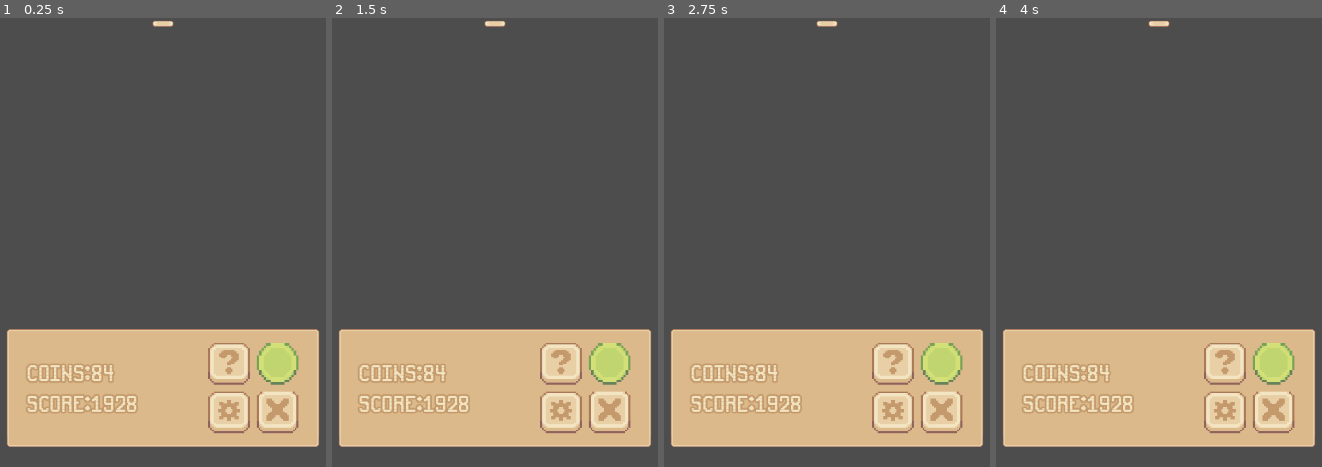
Above: before the commit, frames 1-4 (left to right).
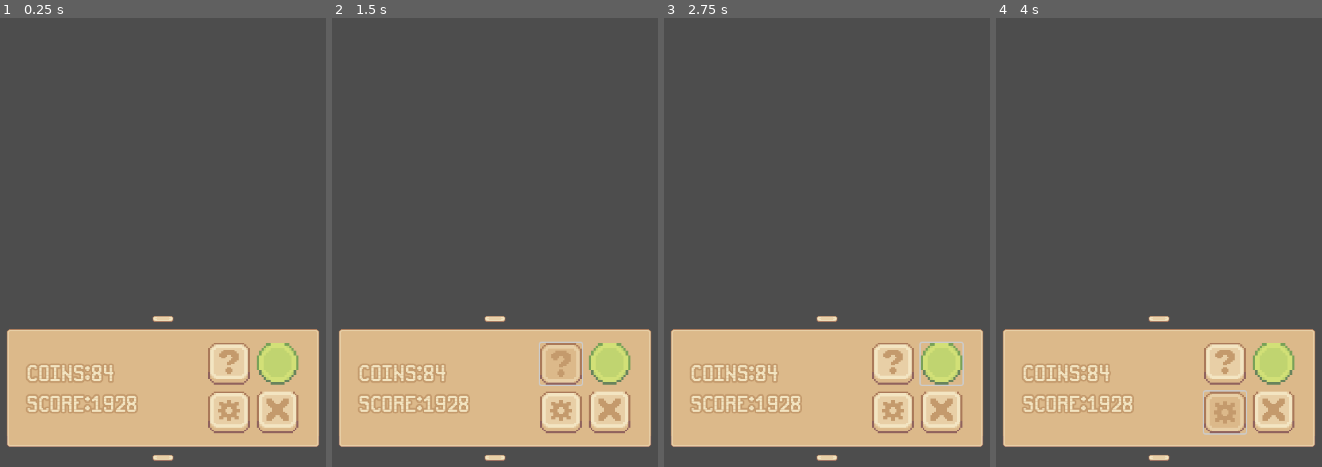
Above: after the commit, the same moments.

Repository: realJonathanZ/Godot-UI-archive
Game: Godot game, scene res://scenes/in_game_ui.tscn
Same seed, same stepped clock (60 frames per second), same inputs: the game is played once before the commit and once after it.
Inputs (mouse positions are in pixels of both pictures, inside the frame that each line leads up to):
- Up to frame 1 (0.25 s): no input
- Up to frame 2 (1.5 s): click (495, 318) at 0.52 s; click (560, 363) at 1.25 s
- Up to frame 3 (2.75 s): click (941, 363) at 2 s
- Up to frame 4 (4 s): click (1224, 413) at 2.75 s; tap Enter at 3.5 s

The runs differ from the first frame. In frame 1, 0.3% of the frame differs, in the area x 46-54%, y 0-99%; in frame 2, 1.1%; in frame 3, 0.4%; in frame 4, 1.2%, in the area x 46-77%, y 0-99%.

Commit message:
minor changes

Diff:
--- a/scenes/in_game_ui.tscn
+++ b/scenes/in_game_ui.tscn
@@ -1,45 +1,10 @@
-[gd_scene load_steps=15 format=3 uid="uid://b5j8xfrvun2rf"]
+[gd_scene load_steps=16 format=3 uid="uid://b5j8xfrvun2rf"]
 
 [ext_resource type="Texture2D" uid="uid://dtbl6sclw6jm5" path="res://Sprout Lands - UI Pack - Basic pack/Sprite sheets/Sprite sheet for Basic Pack.png" id="1_kplmn"]
+[ext_resource type="Script" uid="uid://ddsf81pl7u0ae" path="res://scenes/pop_up_manager.gd" id="1_ria60"]
 [ext_resource type="Texture2D" uid="uid://cc4p0pjbibgr4" path="res://Sprout Lands - UI Pack - Basic pack/Sprite sheets/UI Settings Buttons.png" id="2_fnge6"]
 [ext_resource type="FontFile" uid="uid://clefm8bb5qymn" path="res://Sprout Lands - UI Pack - Basic pack/fonts/pixelFont-7-8x14-sproutLands.ttf" id="3_a45jx"]
 [ext_resource type="Script" uid="uid://d2sndvqcuda0v" path="res://scripts/Stats_display_manager.gd" id="3_fqvwy"]
-
-[sub_resource type="StyleBoxTexture" id="StyleBoxTexture_kplmn"]
-texture = ExtResource("1_kplmn")
-region_rect = Rect2(709, 164, 22, 24)
-
-[sub_resource type="StyleBoxTexture" id="StyleBoxTexture_fnge6"]
-texture = ExtResource("1_kplmn")
-region_rect = Rect2(741, 166, 22, 22)
-
-[sub_resource type="StyleBoxTexture" id="StyleBoxTexture_a45jx"]
-texture = ExtResource("2_fnge6")
-region_rect = Rect2(103, 88, 18, 17)
-
-[sub_resource type="StyleBoxTexture" id="StyleBoxTexture_fqvwy"]
-texture = ExtResource("1_kplmn")
-region_rect = Rect2(645, 68, 22, 24)
-
-[sub_resource type="StyleBoxTexture" id="StyleBoxTexture_ria60"]
-texture = ExtResource("1_kplmn")
-region_rect = Rect2(677, 70, 22, 22)
-
-[sub_resource type="StyleBoxTexture" id="StyleBoxTexture_6qwj3"]
-texture = ExtResource("1_kplmn")
-region_rect = Rect2(677, 70, 22, 22)
-
-[sub_resource type="StyleBoxTexture" id="StyleBoxTexture_276nr"]
-texture = ExtResource("1_kplmn")
-region_rect = Rect2(837, 101, 22, 23)
-
-[sub_resource type="StyleBoxTexture" id="StyleBoxTexture_04xgm"]
-texture = ExtResource("1_kplmn")
-region_rect = Rect2(869, 102, 22, 22)
-
-[sub_resource type="StyleBoxTexture" id="StyleBoxTexture_qinws"]
-texture = ExtResource("1_kplmn")
-region_rect = Rect2(869, 102, 22, 22)
 
 [sub_resource type="StyleBoxTexture" id="StyleBoxTexture_jlb72"]
 texture = ExtResource("1_kplmn")
@@ -48,6 +13,42 @@
 texture_margin_right = 2.0
 texture_margin_bottom = 2.0
 region_rect = Rect2(247, 132, 18, 8)
+
+[sub_resource type="StyleBoxTexture" id="StyleBoxTexture_kplmn"]
+texture = ExtResource("1_kplmn")
+region_rect = Rect2(709, 164, 22, 24)
+
+[sub_resource type="StyleBoxTexture" id="StyleBoxTexture_fnge6"]
+texture = ExtResource("1_kplmn")
+region_rect = Rect2(741, 166, 22, 22)
+
+[sub_resource type="StyleBoxTexture" id="StyleBoxTexture_a45jx"]
+texture = ExtResource("2_fnge6")
+region_rect = Rect2(103, 88, 18, 17)
+
+[sub_resource type="StyleBoxTexture" id="StyleBoxTexture_fqvwy"]
+texture = ExtResource("1_kplmn")
+region_rect = Rect2(645, 68, 22, 24)
+
+[sub_resource type="StyleBoxTexture" id="StyleBoxTexture_ria60"]
+texture = ExtResource("1_kplmn")
+region_rect = Rect2(677, 70, 22, 22)
+
+[sub_resource type="StyleBoxTexture" id="StyleBoxTexture_6qwj3"]
+texture = ExtResource("1_kplmn")
+region_rect = Rect2(677, 70, 22, 22)
+
+[sub_resource type="StyleBoxTexture" id="StyleBoxTexture_276nr"]
+texture = ExtResource("1_kplmn")
+region_rect = Rect2(837, 101, 22, 23)
+
+[sub_resource type="StyleBoxTexture" id="StyleBoxTexture_04xgm"]
+texture = ExtResource("1_kplmn")
+region_rect = Rect2(869, 102, 22, 22)
+
+[sub_resource type="StyleBoxTexture" id="StyleBoxTexture_qinws"]
+texture = ExtResource("1_kplmn")
+region_rect = Rect2(869, 102, 22, 22)
 
 [node name="InGameUI" type="Control"]
 layout_mode = 3
@@ -64,6 +65,7 @@
 anchor_bottom = 1.0
 grow_horizontal = 2
 grow_vertical = 2
+script = ExtResource("1_ria60")
 
 [node name="BaseMenuScreenContainer" type="VBoxContainer" parent="PopUpMenu"]
 layout_mode = 2
@@ -79,6 +81,12 @@
 [node name="VBoxContainer" type="VBoxContainer" parent="PopUpMenu/BaseMenuScreenContainer/baseMenuScreen"]
 layout_mode = 2
 theme_override_constants/separation = 10
+
+[node name="ToggleMenuButton" type="Button" parent="PopUpMenu/BaseMenuScreenContainer/baseMenuScreen/VBoxContainer"]
+custom_minimum_size = Vector2(30, 9)
+layout_mode = 2
+size_flags_horizontal = 4
+theme_override_styles/normal = SubResource("StyleBoxTexture_jlb72")
 
 [node name="NinePatchRect" type="NinePatchRect" parent="PopUpMenu/BaseMenuScreenContainer/baseMenuScreen/VBoxContainer"]
 custom_minimum_size = Vector2(450, 170)
@@ -182,14 +190,16 @@
 [node name="Seperator" type="Control" parent="PopUpMenu/BaseMenuScreenContainer"]
 layout_mode = 2
 
-[node name="VBoxContainer" type="VBoxContainer" parent="PopUpMenu"]
-layout_mode = 2
-
-[node name="Seperator" type="Control" parent="PopUpMenu/VBoxContainer"]
-layout_mode = 2
-
-[node name="ToggleMenuButton" type="Button" parent="PopUpMenu/VBoxContainer"]
+[node name="BaseMenuOpenButtonContainer" type="VBoxContainer" parent="PopUpMenu"]
+layout_mode = 2
+size_flags_vertical = 8
+theme_override_constants/separation = 10
+
+[node name="ToggleMenuButton" type="Button" parent="PopUpMenu/BaseMenuOpenButtonContainer"]
 custom_minimum_size = Vector2(30, 9)
 layout_mode = 2
 size_flags_horizontal = 4
 theme_override_styles/normal = SubResource("StyleBoxTexture_jlb72")
+
+[node name="Seperator" type="Control" parent="PopUpMenu/BaseMenuOpenButtonContainer"]
+layout_mode = 2
--- /dev/null
+++ b/scenes/pop_up_manager.gd
@@ -0,0 +1 @@
+extends MarginContainer
Not shown, added: scenes/pop_up_manager.gd.uid
